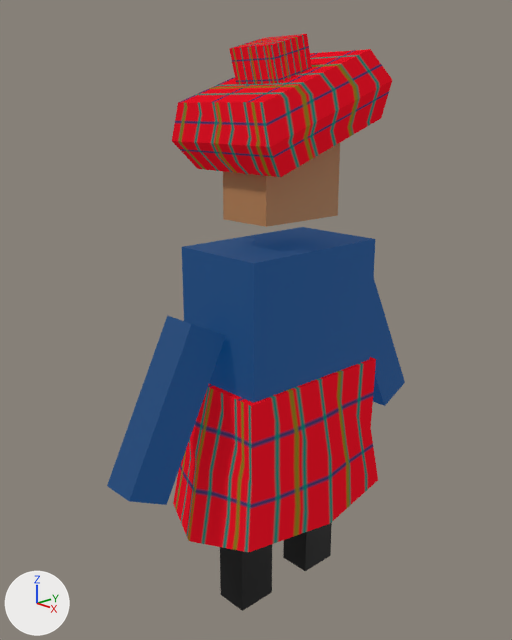
Renders of the Blender file Assets/Models/shepherd.blend from each side of a commit.
The view is the same before and after, from a camera (50 mm lens) standing at (1.805, -1.815, 1.905) and looking at (-0.084, -0.047, 1.119). Lighting does not change. The marker at lower left points along +X, +Y and +Z.

The first picture shows 'Arm L', 'Arm R', 'Beret', 'Head', 'Kilt', 'Leg L', 'Leg R', 'Torso'.
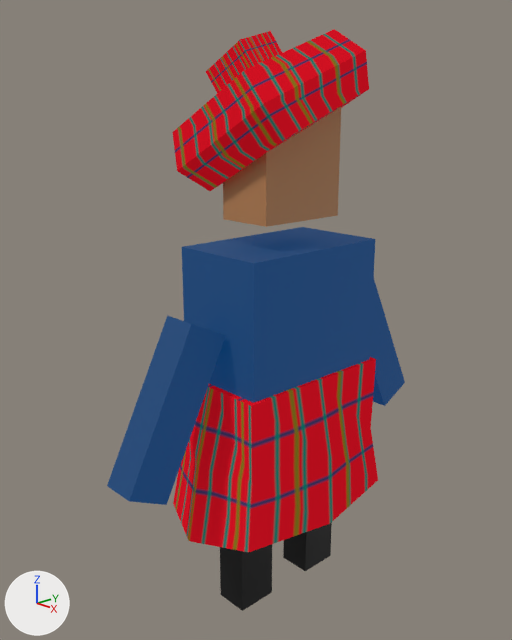
Commit message: Tilt beret

What differs and where, as boxes (x1, y1, x2, y2) in the pictures (512 x 640 px):
'Beret', moved, turned: before (172, 34, 392, 177); after (172, 29, 369, 191)

What changed in the scene script:
```text
Change ob_beret:
    ob_beret.location: (0.0, -0.00475, 1.883) -> (-0.0483, -0.00475, 1.883)
    ob_beret.rotation_euler: (0.332, 0.0, 0.0) -> (0.332, -0.477, 0.0)  # degrees (19, 0, 0) -> degrees (19, -27, 0)
```
